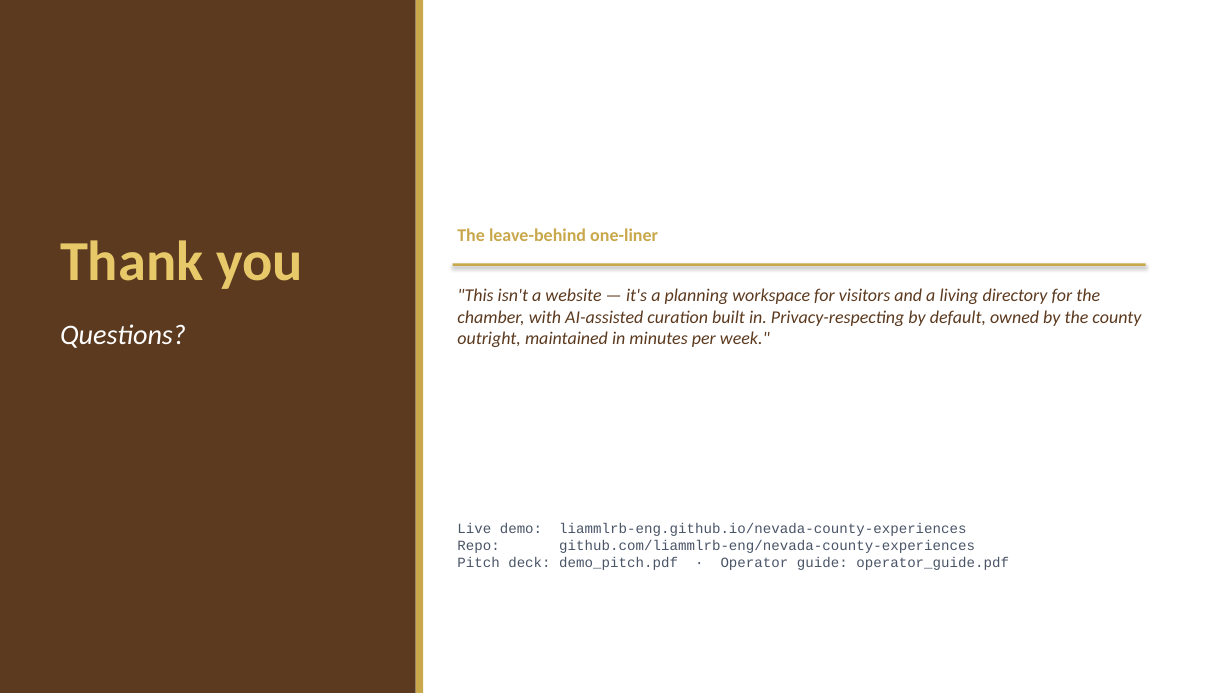
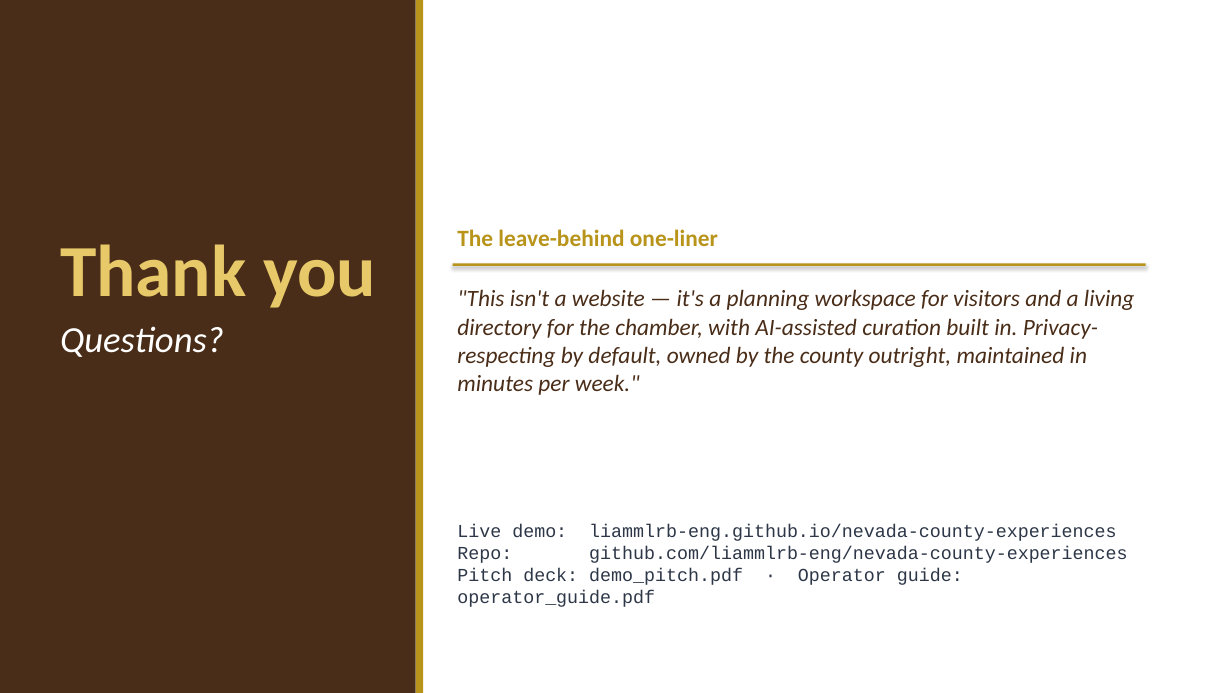
Before and after one commit to liammlrb-eng/nevada-county-experiences, a slide deck: slide 14 of demo_pitch.pptx. Drawn at 1232x693 pixels with LibreOffice and Linux fonts; fonts in the diff are those of the drawing. Boxes give left, top, right and bottom in pixels: in the first picture for what was removed or moved away, otherwise in the second. Text is boxed around its words. In the diff, an @@ line names an element or a change of style, - is before the commit and + after.

Commit message:
Pitch deck: saturate palette + 30% font bump
Two coordinated changes to address 'drab + too small' on projector:

PALETTE
- GOLD #C9A84C -> #B8941A — richer, more saturated; less brown-yellow,
  matches the website's recent color refresh.
- BROWN #5C3A1F -> #4A2D18 — deeper for stronger header contrast on
  cream backgrounds.
- SLATE #4A5568 -> #2D3748 — darker body text; same shift we just
  shipped on the site.
- Added RUST #8B4A2A and FOREST #3A5A3A as secondary accents (not yet
  applied anywhere — available for hand-tuning long slides on the
  next pass).

FONTS
- New FONT_SCALE = 1.30 constant. Every font.size = Pt(...) site
  multiplies through it, so a single number controls deck legibility.
  Effective sizes: 8 -> 10.4, 10 -> 13, 12 -> 15.6, 14 -> 18.2,
  32 -> 41.6 (title). Subtitle and dense slides especially benefit.

```diff
--- a/demo_pitch.pptx
+++ b/demo_pitch.pptx
@@ rectangle at [0,0,416,693]: fill #5C3A1F to #4A2D18 @@
@@ rectangle at [416,0,423,693]: fill #C9A84C to #B8941A @@
@@ text "Thank you" at [60,244,376,308]: size 44 to 57.2 pt @@
@@ text "The leave-behind one-liner" at [457,229,718,246]: size 14 to 18.2 pt, text colour #C9A84C to #B8941A @@
@@ rectangle at [453,263,1146,266]: fill #C9A84C to #B8941A @@
@@ text ""This isn't a website — ..." at [457,289,1135,395]: size 14 to 18.2 pt, text colour #5C3A1F to #4A2D18 @@
@@ text "Questions?" at [60,326,224,357]: size 22 to 28.6 pt @@
@@ text "Live demo: liammlrb-eng.github.io/nevada-county-experiences  ..." at [457,524,1127,607]: size 11 to 14.3 pt, text colour #4A5568 to #2D3748 @@
```
Also in this commit, not shown: 14 other slides changed, 2 other files.
